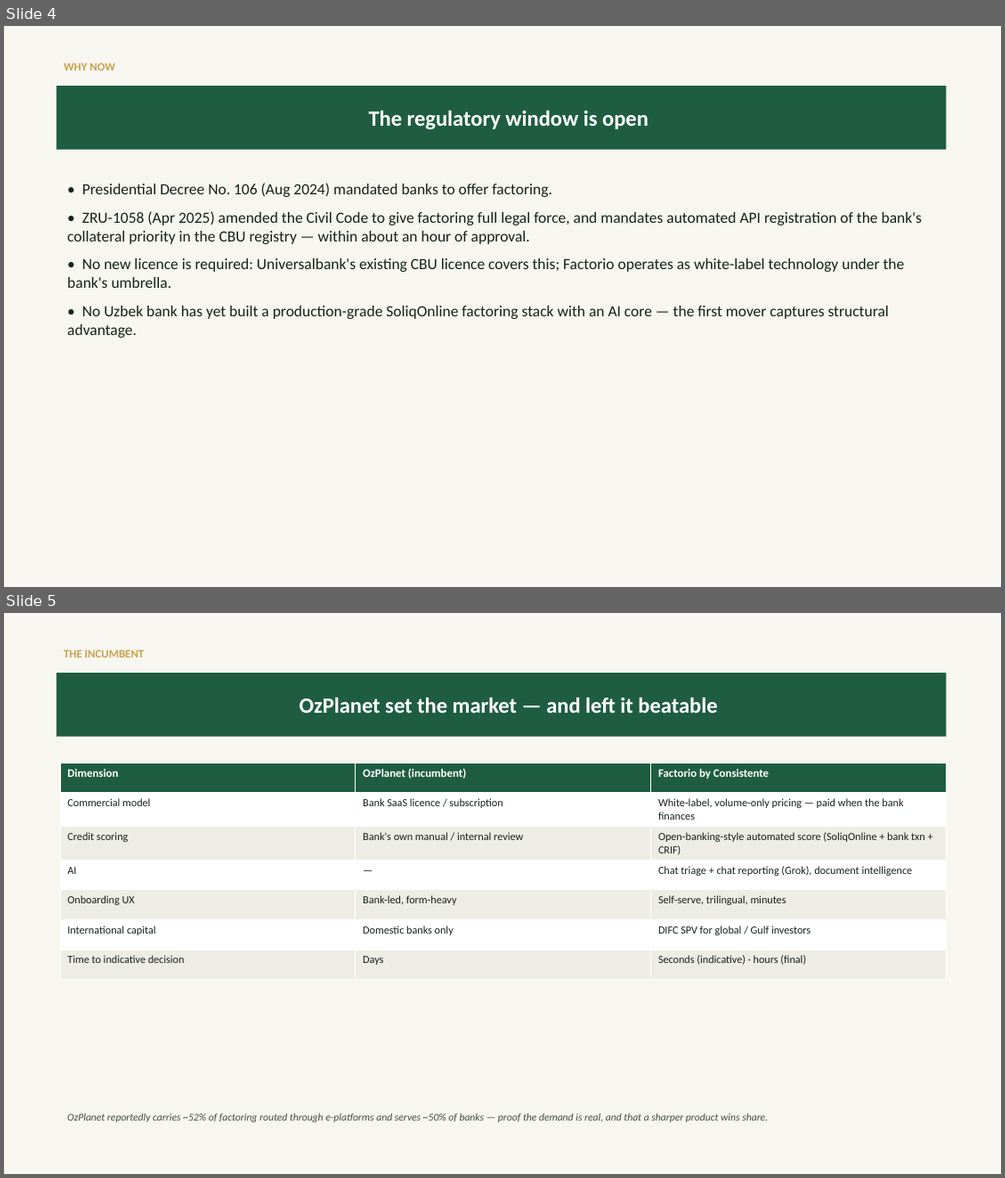
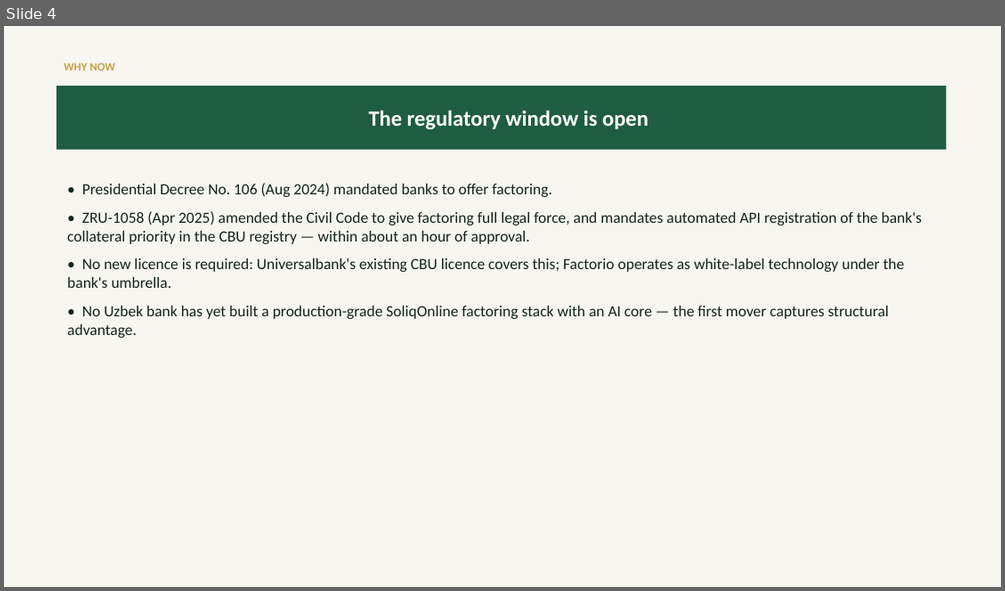
Before and after one commit to predictivelabsai/factorio, a slide deck: docs/universalbank_consistente_proposal_en.pptx. Shown one above the other, each under a label of ours: slides 4 and 5 before the commit, slide 4 after it. The pictures are 1005x1178 and 1005x591 pixels, drawn with LibreOffice and Linux fonts; fonts in the diff are those of the drawing. Boxes give left, top, right and bottom in pixels: in the first picture for what was removed or moved away, otherwise in the second. Text is boxed around its words. In the diff, an @@ line names an element or a change of style, - is before the commit and + after.

```diff
--- a/docs/universalbank_consistente_proposal_en.pptx
+++ b/docs/universalbank_consistente_proposal_en.pptx
@@ slide 5 removed at [4,613,1001,1174], background #FFFFFF @@
@@ rectangle removed at [4,613,1001,1174] @@
@@ text removed at [64,649,145,657] @@
-THE INCUMBENT
@@ rectangle removed at [57,673,947,737] @@
-OzPlanet set the market — and left it beatable
@@ table removed at [60,763,947,972], 7 rows, 3 columns @@
-Dimension | OzPlanet (incumbent) | Factorio by Consistente
-Commercial model | Bank SaaS licence / subscription | White-label, volume-only pricing — paid when the bank finances
-Credit scoring | Bank's own manual / internal review | Open-banking-style automated score (SoliqOnline + bank txn + CRIF)
-AI | — | Chat triage + chat reporting (Grok), document intelligence
-Onboarding UX | Bank-led, form-heavy | Self-serve, trilingual, minutes
-International capital | Domestic banks only | DIFC SPV for global / Gulf investors
-Time to indicative decision | Days | Seconds (indicative) · hours (final)
@@ text removed at [67,1113,768,1122] @@
-OzPlanet reportedly carries ~52% of factoring routed through e-platforms and serves ~50% of banks — proof the demand is real, and that a sharper product wins share.
```
Also in this commit, not shown: 3 slides changed, 7 slides added, 33 other files.
